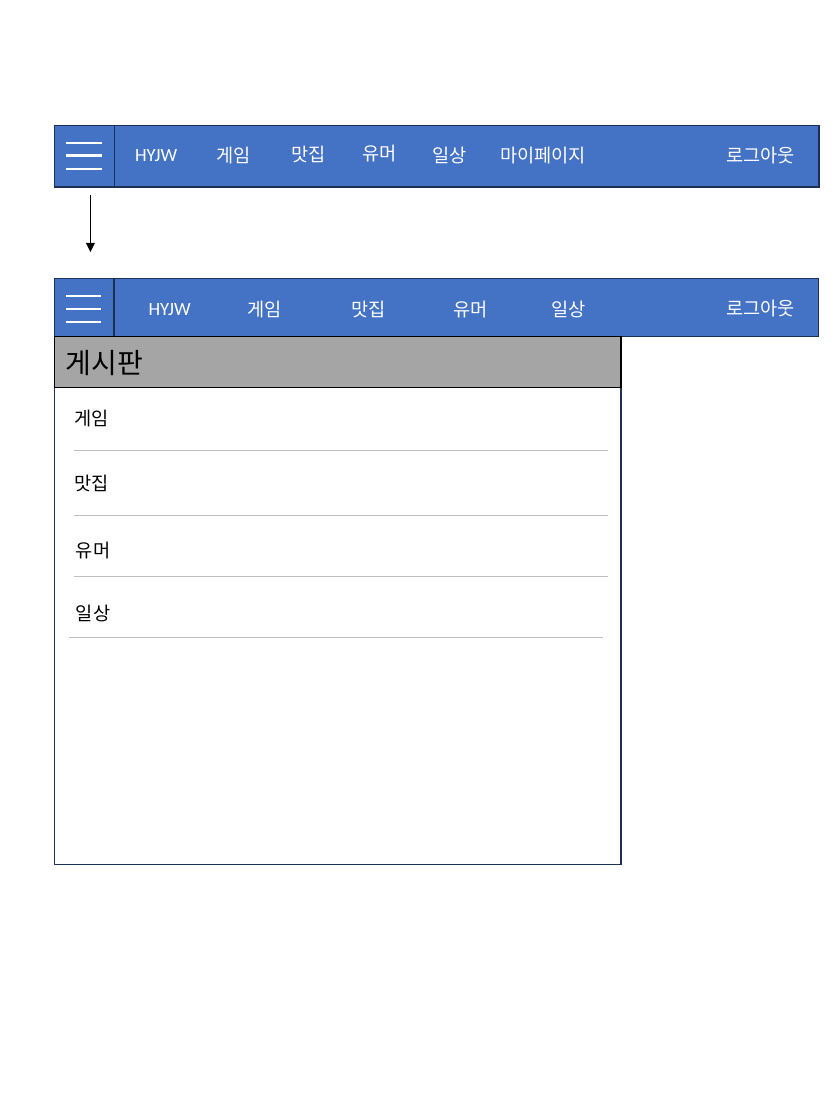
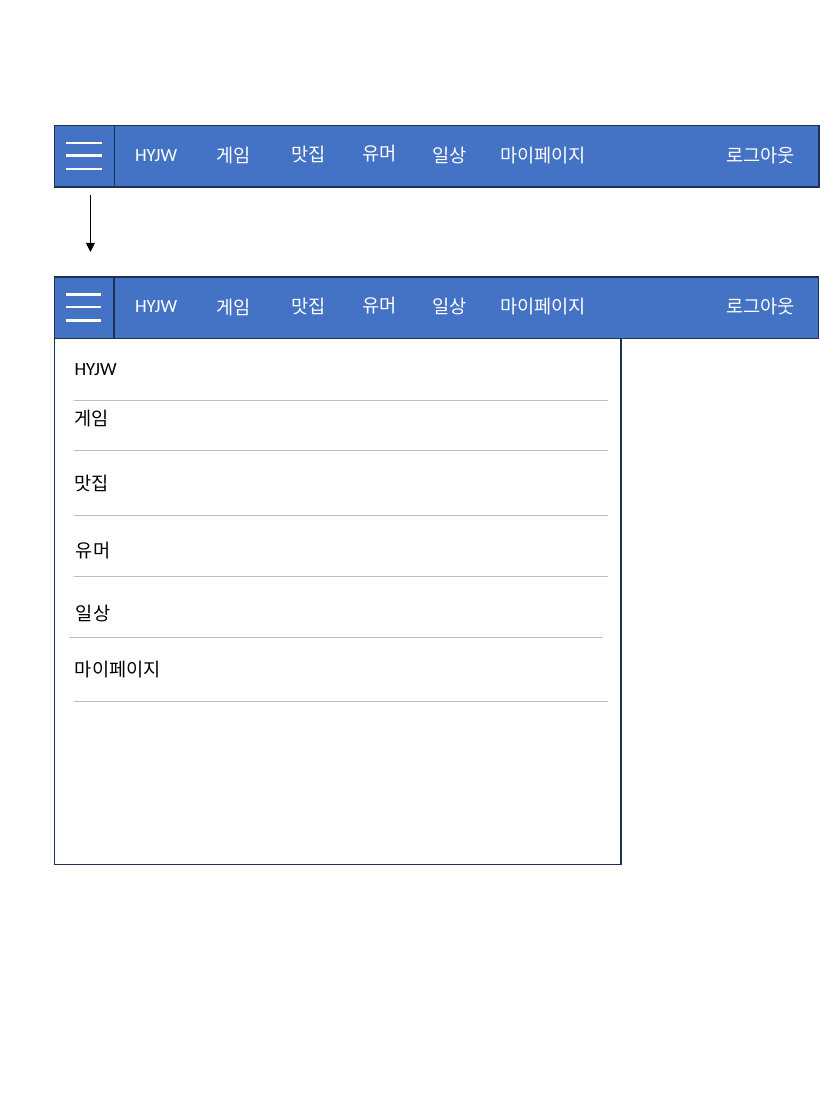
Before and after one commit to minwoo0818/-HaeYeJiWoo-, a slide deck: slide 1 of 문서/화면 설계서 정의/수정본헤더로그인시.pptx. Drawn at 840x1120 pixels with LibreOffice and Linux fonts; fonts in the diff are those of the drawing. Boxes give left, top, right and bottom in pixels: in the first picture for what was removed or moved away, otherwise in the second. Text is boxed around its words. In the diff, an @@ line names an element or a change of style, - is before the commit and + after.

```diff
--- a/문서/화면 설계서 정의/수정본헤더로그인시.pptx
+++ b/문서/화면 설계서 정의/수정본헤더로그인시.pptx
@@ rectangle added at [55, 277, 114, 338], fill #4472C4, outline #1E3256 1 pt @@
@@ rectangle added at [82, 277, 819, 338], fill #4472C4, outline #1E3256 1 pt @@
@@ text "HYJW": place and size @@
-text "HYJW" at [149, 303, 191, 315]
+text "HYJW" at [135, 300, 177, 312]
@@ text "게임": place and size @@
-text "게임" at [247, 300, 281, 318]
+text "게임" at [217, 298, 251, 316]
@@ text "맛집": place and size @@
-text "맛집" at [352, 300, 386, 318]
+text "맛집" at [291, 297, 325, 315]
@@ text "유머": place and size @@
-text "유머" at [453, 300, 487, 318]
+text "유머" at [362, 296, 396, 314]
@@ text "일상": place and size @@
-text "일상" at [551, 300, 585, 318]
+text "일상" at [432, 297, 466, 315]
@@ text added at [500, 297, 586, 315], 12 pt, text #FFFFFF @@
+마이페이지
@@ rectangle removed at [55, 336, 622, 388] @@
-게시판
@@ text added at [75, 363, 117, 375], 12 pt, text #000000 @@
+HYJW
@@ line added from (74, 400) to (608, 400), #BFBFBF 0.8 pt @@
@@ text added at [75, 660, 161, 678], 12 pt, text #000000 @@
+마이페이지
@@ line added from (74, 701) to (608, 701), #BFBFBF 0.8 pt @@
```
Also in this commit, not shown: 2 other files.
